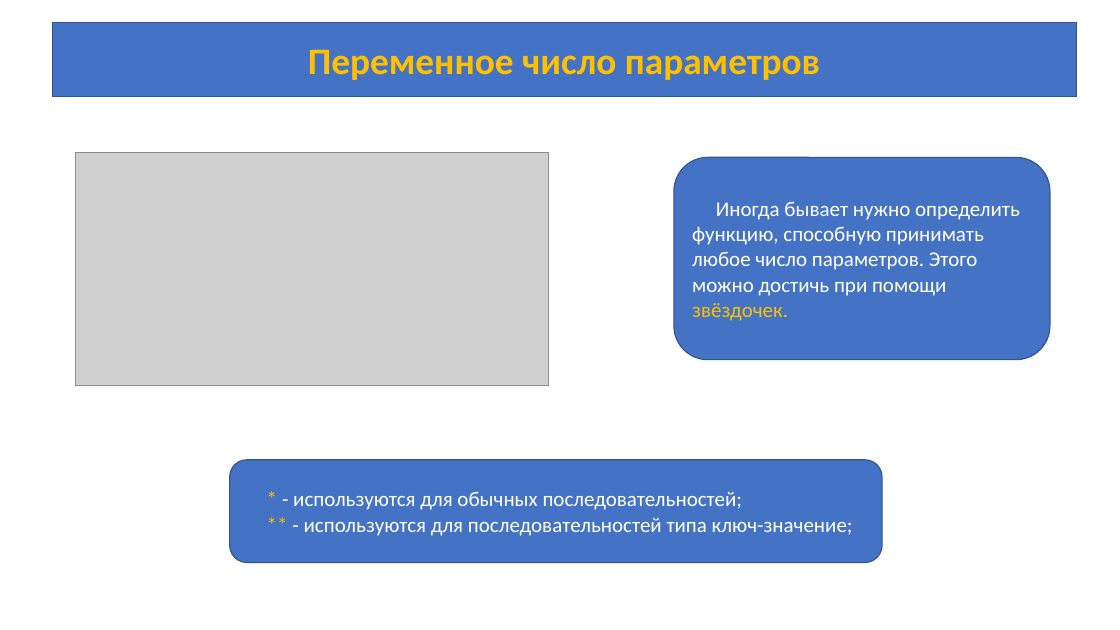
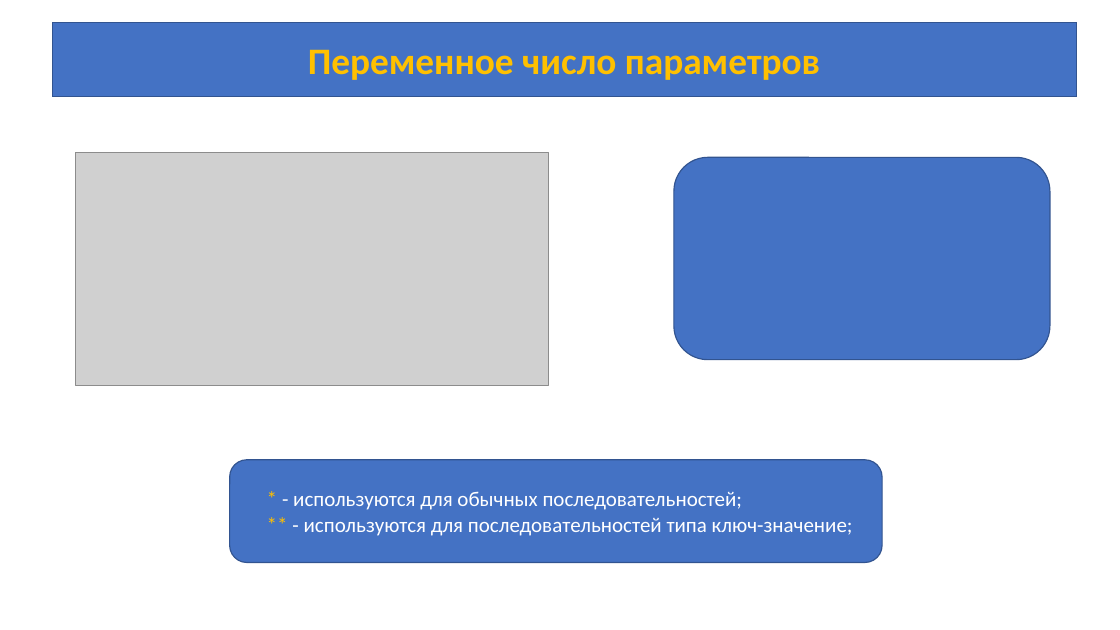
Before and after one commit to azamat7087/python_lessons_ver.2, a slide deck: slide 13 of lesson 5/Lesson_5.pptx (slide 7 before the commit). Drawn at 1120x630 pixels with LibreOffice and Linux fonts; fonts in the diff are those of the drawing; grey boxes stand for pictures. Boxes give left, top, right and bottom in pixels: in the first picture for what was removed or moved away, otherwise in the second. Text is boxed around its words. In the diff, an @@ line names an element or a change of style, - is before the commit and + after.

```diff
--- a/lesson 5/Lesson_5.pptx
+++ b/lesson 5/Lesson_5.pptx
@@ text in rounded rectangle at (692,201,1020,321): text removed @@
-Иногда бывает нужно определить функцию, способную принимать любое число параметров. Этого можно достичь при помощи звёздочек.
```
Also in this commit, not shown: 4 other slides changed, 6 slides added.
